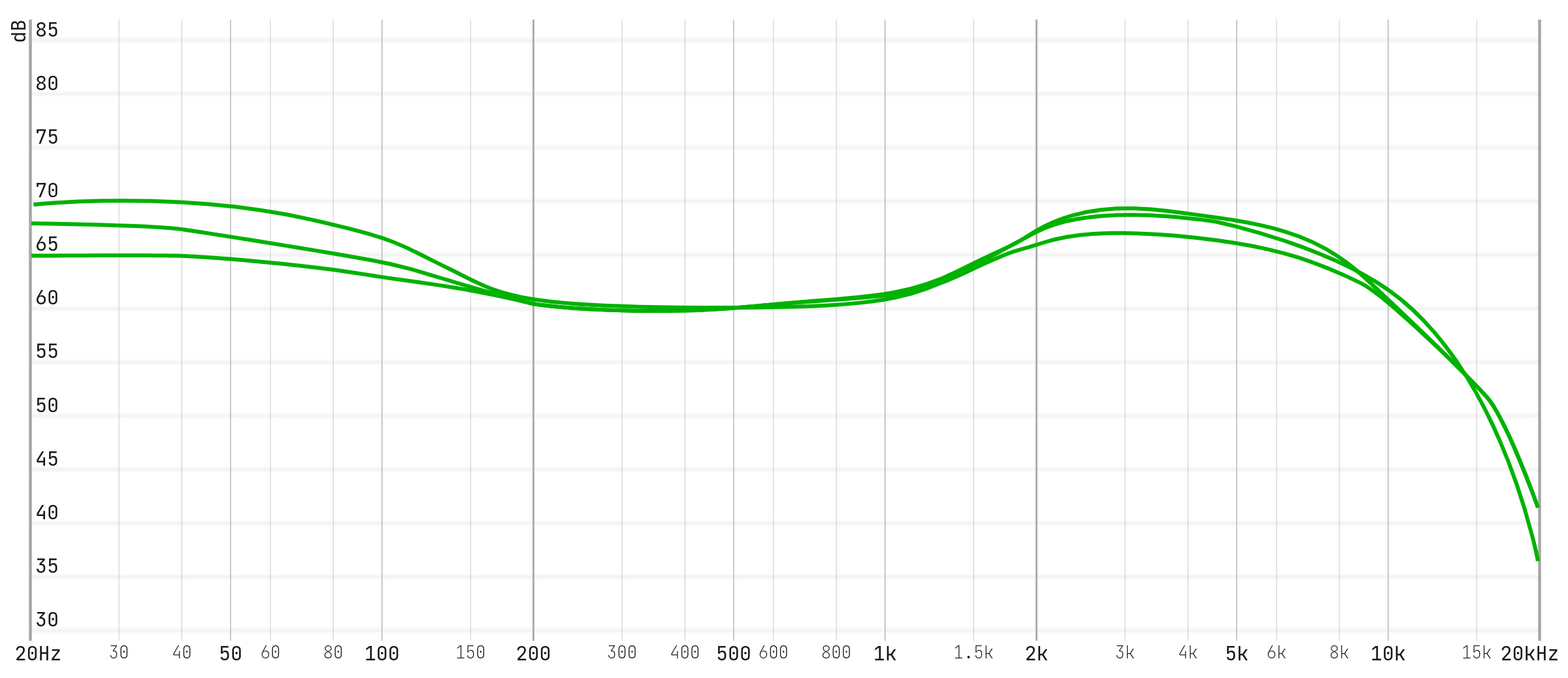
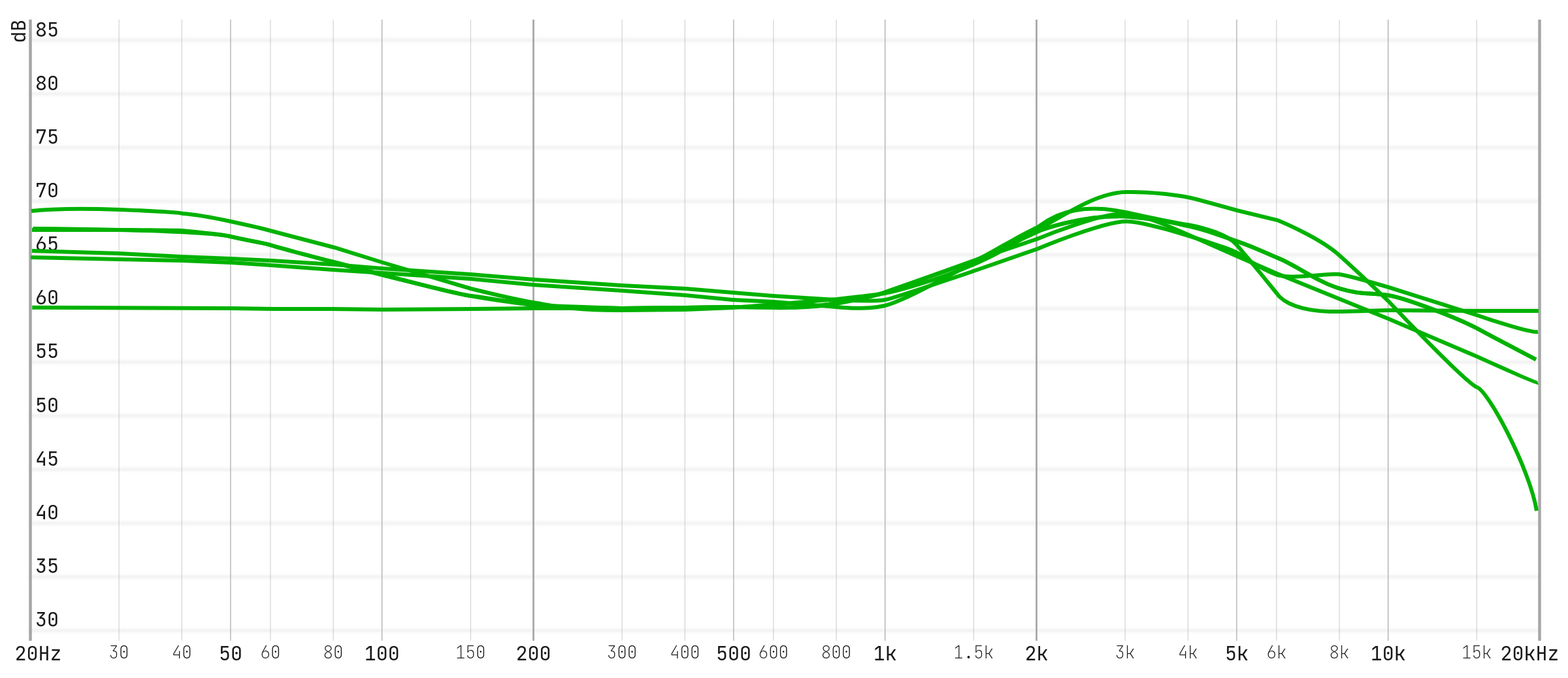
Layered file, before and after one edit (1568x678). Changes by layer:
pixels changed over [30, 190, 1540, 562] (layer not identified)
